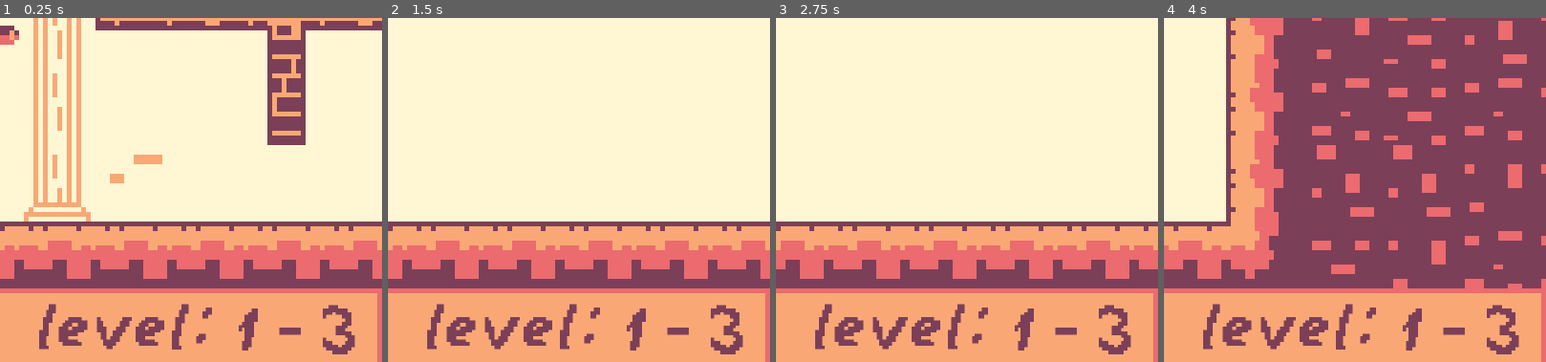
Above: before the commit, frames 1-4 (left to right).
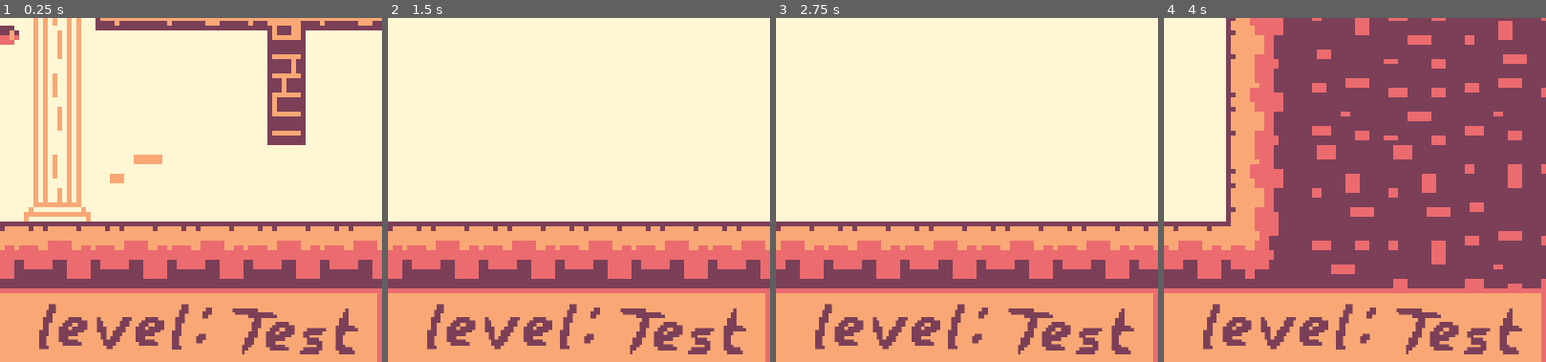
Above: after the commit, the same moments.

Repository: CBurgess97/godot-platformer
Game: Godot game, scene res://Game.tscn
Two runs of this game, one before a commit and one after it. Both use one fixed random seed, a clock stepped at 60 frames per second and the inputs below. This scene is started directly instead of the project's main scene.
Inputs:
- Up to frame 1 (0.25 s): no input
- Up to frame 2 (1.5 s): hold Right (ui_right) from 0.53 s (still down); tap Up (ui_up) at 0.77 s
- Up to frame 3 (2.75 s): tap Up (ui_up) at 1.52 s; release Right (ui_right) at 2.03 s; hold Left (ui_left) from 2.03 s (still down)
- Up to frame 4 (4 s): release Left (ui_left) at 2.78 s; hold Right (ui_right) from 2.78 s (still down); tap Up (ui_up) at 3.02, 3.77 s
The pictures show only the part of the screen within x 50-100%, y 48-98%; the shares and areas given below are measured in that part.

The runs differ from the first frame. In frame 1, 1.7% of the frame differs, in the area x 60-94%, y 83-98%; in frame 2, 1.7%; in frame 3, 1.7%; in frame 4, 1.7%.

Commit message:
Update Level Name when Level is Changed

Diff:
--- a/Game.tscn
+++ b/Game.tscn
@@ -1,10 +1,11 @@
-[gd_scene load_steps=6 format=3 uid="uid://d0apchpk7yk1g"]
+[gd_scene load_steps=7 format=3 uid="uid://d0apchpk7yk1g"]
 
 [ext_resource type="PackedScene" uid="uid://bd7qkrisyy24f" path="res://Player/player.tscn" id="1_wbfu4"]
 [ext_resource type="Script" uid="uid://ba6yv38xij2ey" path="res://Levels/level_manager.gd" id="2_sb48q"]
 [ext_resource type="Script" uid="uid://ctxhgryt0aebp" path="res://background.gd" id="4_sb48q"]
-[ext_resource type="PackedScene" uid="uid://csyy0qc4av2jt" path="res://Camera.tscn" id="5_r0x5m"]
+[ext_resource type="Script" uid="uid://b2h6bu434fnig" path="res://camera_2d.gd" id="5_r0x5m"]
 [ext_resource type="Script" uid="uid://dc3udo8cqrvmy" path="res://debug_line.gd" id="5_t88pq"]
+[ext_resource type="PackedScene" uid="uid://fbp8vx5i5ass" path="res://UserInterface.tscn" id="6_r0x5m"]
 
 [node name="Game" type="Node2D"]
 
@@ -27,5 +28,13 @@
 target_node = NodePath("../Player")
 trail_length = 400
 
-[node name="Camera2D" parent="." node_paths=PackedStringArray("target") instance=ExtResource("5_r0x5m")]
+[node name="Camera2D" type="Camera2D" parent="." node_paths=PackedStringArray("target")]
+script = ExtResource("5_r0x5m")
 target = NodePath("../Player")
+
+[node name="UserInterface" parent="Camera2D" node_paths=PackedStringArray("level_manager") instance=ExtResource("6_r0x5m")]
+offset_left = -80.0
+offset_top = -72.0
+offset_right = 80.0
+offset_bottom = 72.0
+level_manager = NodePath("../../LevelManager")
--- a/Levels/TestLevel1.tscn
+++ b/Levels/TestLevel1.tscn
@@ -11,6 +11,7 @@
 tile_map_data = PackedByteArray("AAD0/wAAAAAEAAMAAAD1/wAAAAAFAAMAAAD2/wAAAAAFAAMAAAD3/wAAAAAFAAMAAAD4/wAAAAAFAAMAAAD5/w …(57488 unchanged characters)…
 tile_set = ExtResource("1_624pj")
 script = ExtResource("2_bs3lq")
+level_name = "Test"
 
 [node name="Door" parent="." instance=ExtResource("2_xy0xx")]
 position = Vector2(136, -56)
--- a/Levels/level_manager.gd
+++ b/Levels/level_manager.gd
@@ -7,6 +7,8 @@
 
 @export var player: Player = null
 @export_file var starting_level: String = ""
+
+signal level_changed(level_name: String)
 
 func _ready() -> void:
 	change_level(starting_level)
@@ -21,6 +23,10 @@
 	current_level.level_manager = self
 	add_child(current_level)
 	current_level.enter_level()
+	level_changed.emit(current_level.level_name)
 	player.move_to(current_level.spawn_point.position)
 
 	objects.clear()
+
+func get_level_name() -> String:
+	return current_level.level_name
--- a/UserInterface.tscn
+++ b/UserInterface.tscn
@@ -1,9 +1,10 @@
-[gd_scene load_steps=3 format=3 uid="uid://fbp8vx5i5ass"]
+[gd_scene load_steps=4 format=3 uid="uid://fbp8vx5i5ass"]
 
+[ext_resource type="Script" uid="uid://cfshi3mg77dj4" path="res://user_interface.gd" id="1_mf2t3"]
 [ext_resource type="StyleBox" uid="uid://cipa17lndqtsy" path="res://box.tres" id="2_kshx1"]
 [ext_resource type="LabelSettings" uid="uid://bh8clyeo7ag4x" path="res://text_settings.tres" id="4_irkc5"]
 
-[node name="UserInterface" type="Control"]
+[node name="UserInterface" type="Control" node_paths=PackedStringArray("level_name_label")]
 layout_mode = 3
 anchor_top = 0.792
 anchor_right = 1.0
@@ -11,6 +12,8 @@
 offset_top = -0.0480042
 grow_horizontal = 2
 grow_vertical = 0
+script = ExtResource("1_mf2t3")
+level_name_label = NodePath("LevelName")
 
 [node name="Panel" type="Panel" parent="."]
 layout_mode = 1
--- a/user_interface.gd
+++ b/user_interface.gd
@@ -1 +1,15 @@
 extends Control
+
+
+@export var level_name_label: Label = null
+@export var level_manager : LevelManager = null
+
+var level_name: String = ""
+
+func _ready():
+	level_manager.connect("level_changed", _on_level_changed)
+	level_name_label.text = level_manager.get_level_name()
+
+func _on_level_changed(level_name: String):
+	self.level_name = level_name
+	level_name_label.text = level_name
